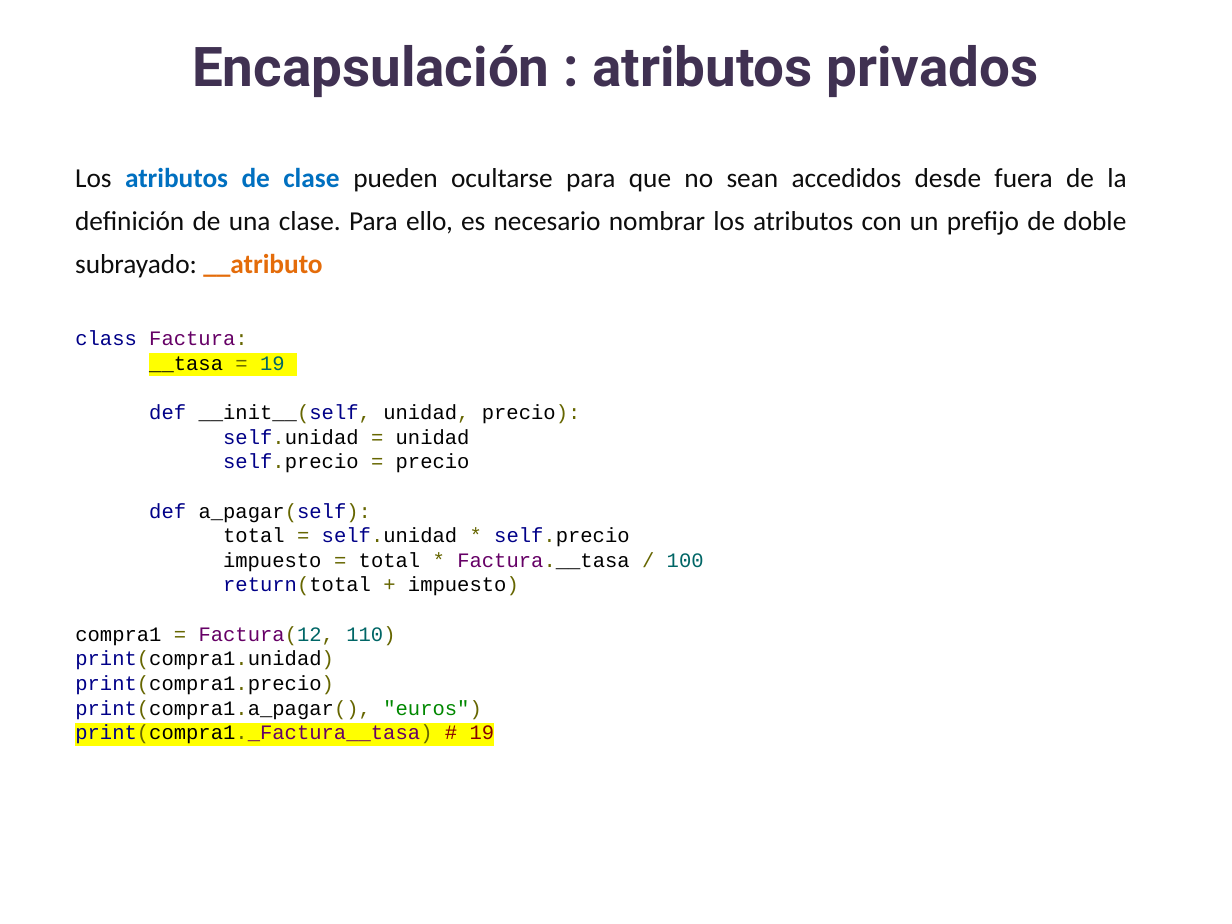
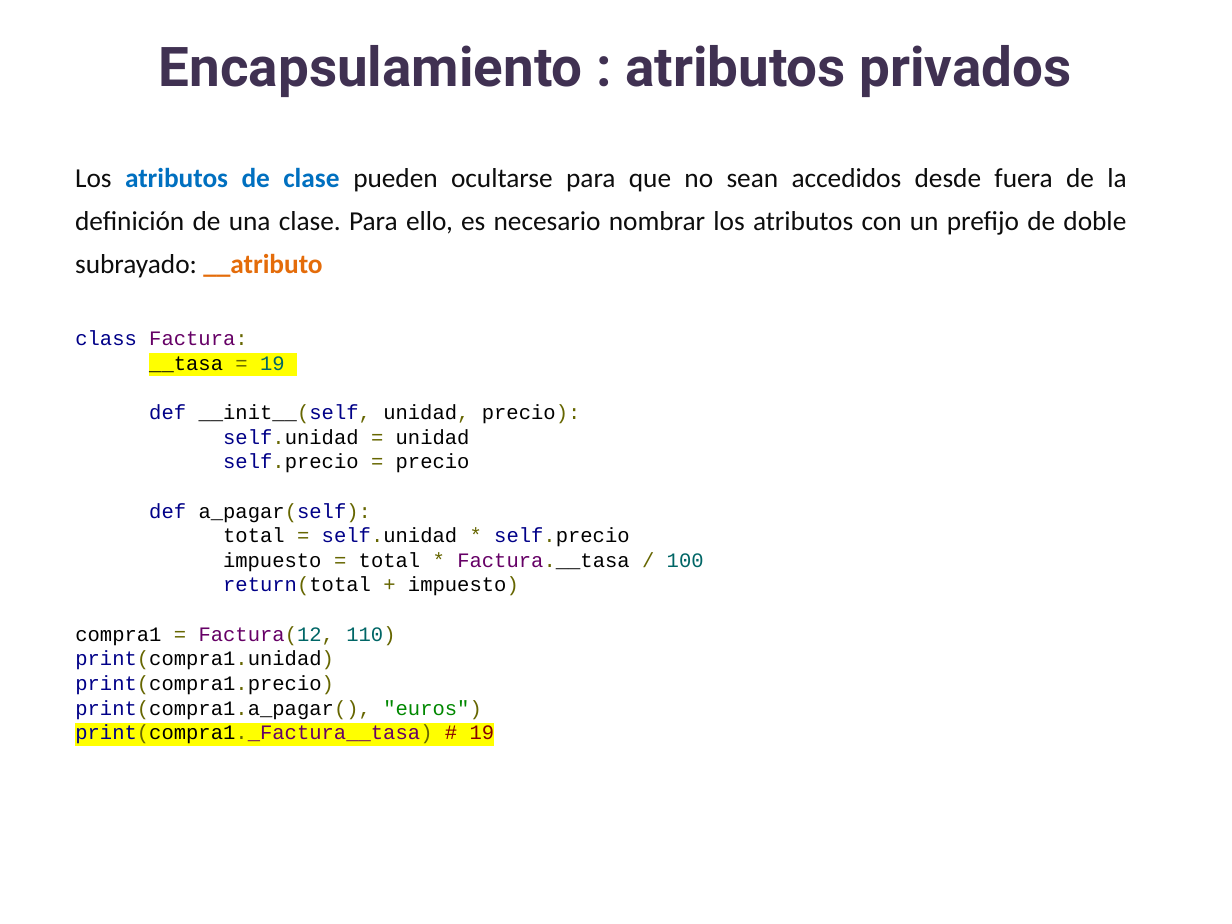
Before and after one commit to lizetheP/Analitica, a slide deck: slide 10 of CalendarioAgo26/presentaciones/15_POO_Encapsulamiento.pptx. Drawn at 1232x924 pixels with LibreOffice and Linux fonts; fonts in the diff are those of the drawing. Boxes give left, top, right and bottom in pixels: in the first picture for what was removed or moved away, otherwise in the second. Text is boxed around its words. In the diff, an @@ line names an element or a change of style, - is before the commit and + after.

```diff
--- a/CalendarioAgo26/presentaciones/15_POO_Encapsulamiento.pptx
+++ b/CalendarioAgo26/presentaciones/15_POO_Encapsulamiento.pptx
@@ text at <box>159,45,1072,97</box>: text changed @@
-Encapsulación : atributos privados
+Encapsulamiento : atributos privados
```
Also in this commit, not shown: 7 other slides changed, 2 other files.
